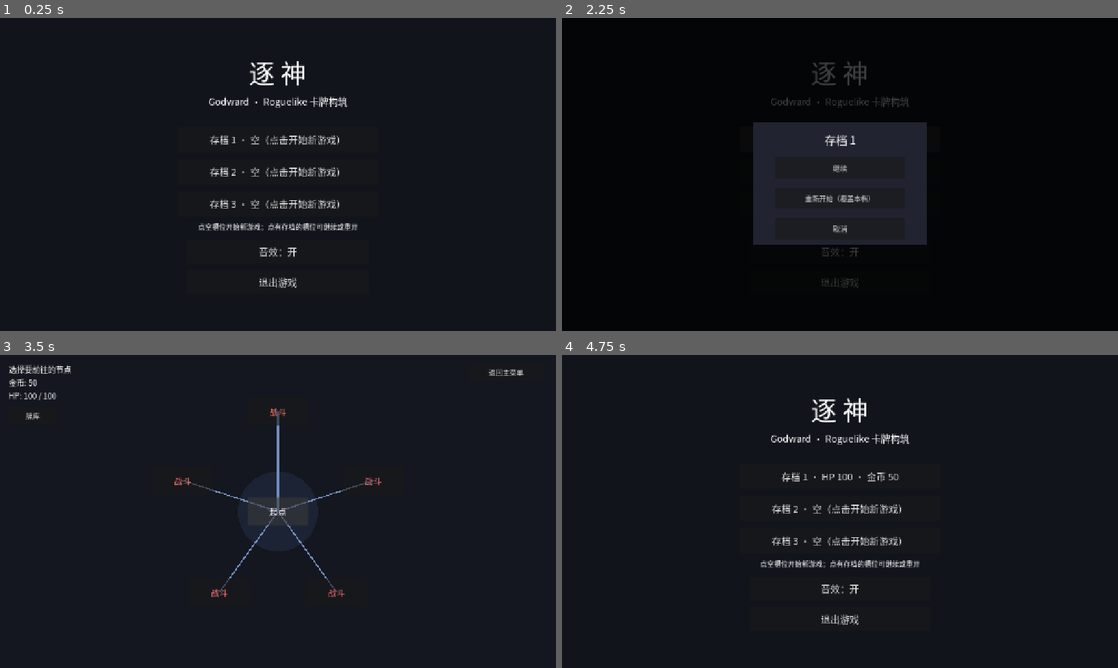
Above: before the commit, frames 1-4 (two rows, left to right).
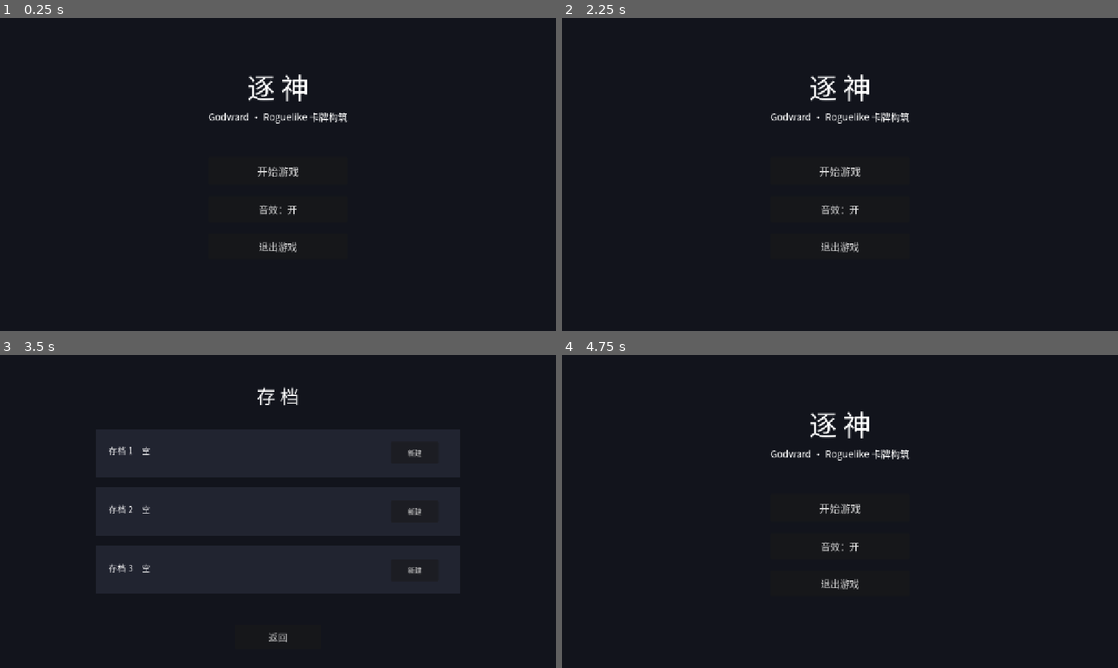
Above: after the commit, the same moments.

Repository: td1ql/godward
Game: Godot game, scene res://scenes/main_menu.tscn
Two runs of this game, one before a commit and one after it. Both use one fixed random seed, a clock stepped at 60 frames per second and the inputs below.
Inputs (mouse positions are in pixels of both pictures, inside the frame that each line leads up to):
- Up to frame 1 (0.25 s): no input
- Up to frame 2 (2.25 s): click (840, 140) at 0.5 s, where only the run before the commit has a clickable "存档 1 · 空（点击开始新游戏）"; click (1067, 36) at 1.25 s, where only the run before the commit has a clickable "返回主菜单"; click (840, 140) at 2 s, where only the run before the commit has a clickable "存档 1 · HP 100 · 金币 50"
- Up to frame 3 (3.5 s): click (278, 505) at 2.75 s, where only the run before the commit has a clickable "继续"
- Up to frame 4 (4.75 s): click (979, 452) at 3.5 s, where only the run after the commit has a clickable "新建"; click "返回主菜单" at 4.25 s

The runs differ from the first frame. In frame 1, 3.3% of the frame differs, in the area x 35-65%, y 13-87%; in frame 2, 1.9%; in frame 3, 1.9%; in frame 4, 3.2%.

Commit message:
feat: 转生系统（按存档独立词条）+ 独立存档管理界面

Diff:
--- a/project.godot
+++ b/project.godot
@@ -29,12 +29,12 @@
 RewardDB="*res://scripts/reward_db.gd"
 Toast="*res://scripts/toast.gd"
 DeckViewer="*res://scripts/deck_viewer.gd"
+TraitDB="*res://scripts/trait_db.gd"
 
 [display]
 
 window/size/viewport_width=1280
 window/size/viewport_height=720
-window/size/mode=3
 window/stretch/mode="canvas_items"
 
 [gui]
--- a/scenes/main_menu.tscn
+++ b/scenes/main_menu.tscn
@@ -1,6 +1,6 @@
-[gd_scene load_steps=2 format=3]
+[gd_scene format=3 uid="uid://dd04ggbg05fcq"]
 
-[ext_resource type="Script" path="res://scripts/main_menu.gd" id="1_script"]
+[ext_resource type="Script" uid="uid://cxcsdwy5hik72" path="res://scripts/main_menu.gd" id="1_script"]
 
-[node name="MainMenu" type="Node2D"]
+[node name="MainMenu" type="Node2D" unique_id=1033128494]
 script = ExtResource("1_script")
--- /dev/null
+++ b/scenes/save_menu.tscn
@@ -0,0 +1,6 @@
+[gd_scene format=3]
+
+[ext_resource type="Script" path="res://scripts/save_menu.gd" id="1_acml6"]
+
+[node name="SaveMenu" type="Node2D"]
+script = ExtResource("1_acml6")
--- a/scripts/battle_demo.gd
+++ b/scripts/battle_demo.gd
@@ -49,7 +49,7 @@
 	deck_btn.size = Vector2(110, 40)
 	deck_btn.pressed.connect(DeckViewer.toggle)
 	add_child(deck_btn)
-	_draw_cards(RunConfig.HAND_SIZE)
+	_draw_cards(GameState.initial_hand_size())
 	_render_hand()
 	_update_ui()
 
@@ -238,7 +238,7 @@
 		last_gold_gain = _gold_for_node()
 		GameState.gold += last_gold_gain
 		if node_type == "boss":
-			_show_victory()
+			_show_pope()
 		else:
 			_show_reward()
 	elif player_hp <= 0:
@@ -420,3 +420,52 @@
 func _back_to_menu() -> void:
 	GameState.delete_save()
 	get_tree().change_scene_to_file("res://scenes/main_menu.tscn")
+func _show_pope() -> void:
+	hand_view.hide_cards()
+	var old_trans: int = GameState.transmigration
+	GameState.advance_transmigration()
+
+	var overlay := Control.new()
+	overlay.size = Vector2(1280, 720)
+	overlay.mouse_filter = Control.MOUSE_FILTER_STOP
+	overlay.z_index = 100
+	add_child(overlay)
+
+	var dim := ColorRect.new()
+	dim.color = Color(0, 0, 0, 0.93)
+	dim.size = Vector2(1280, 720)
+	overlay.add_child(dim)
+
+	var title := Label.new()
+	title.text = "你见到了教皇"
+	title.position = Vector2(0, 140)
+	title.size = Vector2(1280, 70)
+	title.horizontal_alignment = HORIZONTAL_ALIGNMENT_CENTER
+	title.add_theme_font_size_override("font_size", 44)
+	overlay.add_child(title)
+
+	var body := Label.new()
+	if old_trans >= 10:
+		body.text = "你的意志已足够强大。\n教皇第一次正视了你。"
+	else:
+		body.text = "他看你的眼神，像在看一件工具。\n你被留下了——但你的思绪，会在下一具身体里醒来。"
+	body.position = Vector2(0, 240)
+	body.size = Vector2(1280, 100)
+	body.horizontal_alignment = HORIZONTAL_ALIGNMENT_CENTER
+	body.add_theme_font_size_override("font_size", 22)
+	overlay.add_child(body)
+
+	var trans := Label.new()
+	trans.text = "第 %d 次转生\n词条：%s" % [GameState.transmigration, TraitDB.text_of(GameState.traits)]
+	trans.position = Vector2(0, 360)
+	trans.size = Vector2(1280, 100)
+	trans.horizontal_alignment = HORIZONTAL_ALIGNMENT_CENTER
+	trans.add_theme_font_size_override("font_size", 20)
+	trans.add_theme_color_override("font_color", Color(0.9, 0.8, 0.5))
+	overlay.add_child(trans)
+
+	trans.text = "第 %d 次转生\n词条：%s" % [GameState.transmigration, TraitDB.text_of(GameState.traits)]
+
+func _transmigrate() -> void:
+	GameState.save_game()
+	get_tree().change_scene_to_file("res://scenes/main_menu.tscn")
--- a/scripts/game_state.gd
+++ b/scripts/game_state.gd
@@ -10,6 +10,8 @@
 var map_generated: bool = false
 var deck: Array[String] = []
 var current_slot := 0
+var transmigration := 1
+var traits: Array[String] = []
 
 func _ready() -> void:
 	reset_deck()
@@ -18,13 +20,28 @@
 	deck = CardDB.starter_deck(RunConfig.DECK_SIZE)
 
 func reset_run() -> void:
-	player_max_hp = RunConfig.START_HP
+	transmigration = 1
+	traits = TraitDB.roll()
+	_apply_traits()
+
+func advance_transmigration() -> void:
+	transmigration += 1
+	traits = TraitDB.roll()
+	_apply_traits()
+
+func _apply_traits() -> void:
+	player_max_hp = max(10, RunConfig.START_HP + TraitDB.total_hp(traits))
 	player_hp = player_max_hp
-	gold = RunConfig.START_GOLD
+	gold = max(0, RunConfig.START_GOLD + TraitDB.total_gold(traits))
 	current_node_id = 0
 	map_generated = false
 	map_nodes.clear()
 	reset_deck()
+	for c in TraitDB.bonus_cards(traits):
+		deck.append(c)
+
+func initial_hand_size() -> int:
+	return max(1, RunConfig.HAND_SIZE + TraitDB.total_hand(traits))
 
 func _slot_path(slot: int) -> String:
 	return "user://save_%d.txt" % slot
@@ -37,6 +54,8 @@
 		"map_generated": map_generated,
 		"map_nodes": map_nodes,
 		"deck": deck,
+		"transmigration": transmigration,
+		"traits": traits,
 	}
 	var f := FileAccess.open(_slot_path(current_slot), FileAccess.WRITE)
 	if f:
@@ -67,6 +86,10 @@
 	deck.clear()
 	for c in data.get("deck", []):
 		deck.append(str(c))
+	transmigration = int(data.get("transmigration", 1))
+	traits.clear()
+	for t in data.get("traits", []):
+		traits.append(str(t))
 	current_slot = s
 	return true
 
@@ -86,4 +109,8 @@
 	var data = str_to_var(text)
 	if typeof(data) != TYPE_DICTIONARY:
 		return "空"
-	return "HP %d · 金币 %d" % [int(data.get("player_hp", 0)), int(data.get("gold", 0))]
+	return "第 %d 次转生 · HP %d · 金币 %d" % [
+		int(data.get("transmigration", 1)),
+		int(data.get("player_hp", 0)),
+		int(data.get("gold", 0)),
+	]
--- a/scripts/main_menu.gd
+++ b/scripts/main_menu.gd
@@ -10,36 +10,31 @@
 
 	var title := Label.new()
 	title.text = "逐 神"
-	title.position = Vector2(0, 80)
+	title.position = Vector2(0, 110)
 	title.size = Vector2(1280, 90)
 	title.horizontal_alignment = HORIZONTAL_ALIGNMENT_CENTER
-	title.add_theme_font_size_override("font_size", 60)
+	title.add_theme_font_size_override("font_size", 64)
 	add_child(title)
 
 	var sub := Label.new()
 	sub.text = "Godward · Roguelike 卡牌构筑"
-	sub.position = Vector2(0, 175)
+	sub.position = Vector2(0, 210)
 	sub.size = Vector2(1280, 40)
 	sub.horizontal_alignment = HORIZONTAL_ALIGNMENT_CENTER
 	sub.add_theme_font_size_override("font_size", 22)
 	add_child(sub)
 
-	for i in range(GameState.SLOT_COUNT):
-		var summary := GameState.slot_summary(i)
-		var btn := Button.new()
-		if summary == "空":
-			btn.text = "存档 %d · 空（点击开始新游戏）" % (i + 1)
-		else:
-			btn.text = "存档 %d · %s" % [i + 1, summary]
-		btn.size = Vector2(460, 58)
-		btn.position = Vector2(410, 250 + i * 74)
-		btn.add_theme_font_size_override("font_size", 22)
-		btn.pressed.connect(_on_slot.bind(i))
-		add_child(btn)
+	var start := Button.new()
+	start.text = "开始游戏"
+	start.size = Vector2(320, 64)
+	start.position = Vector2(480, 320)
+	start.add_theme_font_size_override("font_size", 24)
+	start.pressed.connect(_on_start)
+	add_child(start)
 
 	_mute_btn = Button.new()
-	_mute_btn.size = Vector2(420, 54)
-	_mute_btn.position = Vector2(430, 510)
+	_mute_btn.size = Vector2(320, 60)
+	_mute_btn.position = Vector2(480, 410)
 	_mute_btn.add_theme_font_size_override("font_size", 22)
 	_mute_btn.pressed.connect(_on_toggle_audio)
 	add_child(_mute_btn)
@@ -47,17 +42,10 @@
 
 	var quit := Button.new()
 	quit.text = "退出游戏"
-	quit.size = Vector2(420, 54)
-	quit.position = Vector2(430, 580)
+	quit.size = Vector2(320, 60)
+	quit.position = Vector2(480, 495)
 	quit.add_theme_font_size_override("font_size", 22)
 	quit.pressed.connect(_on_quit)
-	var hint := Label.new()
-	hint.text = "点空槽位开始新游戏；点有存档的槽位可继续或重开"
-	hint.position = Vector2(0, 468)
-	hint.size = Vector2(1280, 30)
-	hint.horizontal_alignment = HORIZONTAL_ALIGNMENT_CENTER
-	hint.add_theme_font_size_override("font_size", 16)
-	add_child(hint)
 	add_child(quit)
 
 func _update_mute_btn() -> void:
@@ -67,68 +55,8 @@
 	AudioManager.set_muted(not AudioManager.muted)
 	_update_mute_btn()
 
-func _on_slot(slot: int) -> void:
-	if not GameState.has_save(slot):
-		_start_new(slot)
-		return
-	_show_slot_dialog(slot)
+func _on_start() -> void:
+	get_tree().change_scene_to_file("res://scenes/save_menu.tscn")
 
-func _start_new(slot: int) -> void:
-	GameState.current_slot = slot
-	GameState.reset_run()
-	GameState.save_game()
-	get_tree().change_scene_to_file("res://scenes/map.tscn")
-
-func _show_slot_dialog(slot: int) -> void:
-	var overlay := Control.new()
-	overlay.size = Vector2(1280, 720)
-	overlay.mouse_filter = Control.MOUSE_FILTER_STOP
-	overlay.z_index = 100
-	add_child(overlay)
-
-	var dim := ColorRect.new()
-	dim.color = Color(0, 0, 0, 0.75)
-	dim.size = Vector2(1280, 720)
-	overlay.add_child(dim)
-
-	var panel := ColorRect.new()
-	panel.color = Color(0.13, 0.14, 0.19)
-	panel.position = Vector2(440, 240)
-	panel.size = Vector2(400, 280)
-	overlay.add_child(panel)
-
-	var title := Label.new()
-	title.text = "存档 %d" % (slot + 1)
-	title.position = Vector2(460, 260)
-	title.size = Vector2(360, 40)
-	title.horizontal_alignment = HORIZONTAL_ALIGNMENT_CENTER
-	title.add_theme_font_size_override("font_size", 26)
-	overlay.add_child(title)
-
-	var cont := Button.new()
-	cont.text = "继续"
-	cont.size = Vector2(300, 50)
-	cont.position = Vector2(490, 320)
-	cont.pressed.connect(func():
-		if GameState.load_game(slot):
-			get_tree().change_scene_to_file("res://scenes/map.tscn")
-	)
-	overlay.add_child(cont)
-
-	var restart := Button.new()
-	restart.text = "重新开始（覆盖本档）"
-	restart.size = Vector2(300, 50)
-	restart.position = Vector2(490, 390)
-	restart.pressed.connect(func():
-		_start_new(slot)
-	)
-	overlay.add_child(restart)
-
-	var cancel := Button.new()
-	cancel.text = "取消"
-	cancel.size = Vector2(300, 50)
-	cancel.position = Vector2(490, 460)
-	cancel.pressed.connect(overlay.queue_free)
-	overlay.add_child(cancel)
 func _on_quit() -> void:
 	get_tree().quit()
--- /dev/null
+++ b/scripts/save_menu.gd
@@ -0,0 +1,85 @@
+extends Node2D
+
+func _ready() -> void:
+	var bg := ColorRect.new()
+	bg.color = Color(0.07, 0.08, 0.11)
+	bg.size = Vector2(1280, 720)
+	add_child(bg)
+
+	var title := Label.new()
+	title.text = "存 档"
+	title.position = Vector2(0, 60)
+	title.size = Vector2(1280, 70)
+	title.horizontal_alignment = HORIZONTAL_ALIGNMENT_CENTER
+	title.add_theme_font_size_override("font_size", 44)
+	add_child(title)
+
+	for i in range(GameState.SLOT_COUNT):
+		_build_slot(i)
+
+	var back := Button.new()
+	back.text = "返回"
+	back.size = Vector2(200, 56)
+	back.position = Vector2(540, 620)
+	back.add_theme_font_size_override("font_size", 22)
+	back.pressed.connect(_on_back)
+	add_child(back)
+
+func _build_slot(i: int) -> void:
+	var has := GameState.has_save(i)
+	var y := 170 + i * 135
+
+	var panel := ColorRect.new()
+	panel.color = Color(0.13, 0.14, 0.19)
+	panel.position = Vector2(220, y)
+	panel.size = Vector2(840, 110)
+	add_child(panel)
+
+	var info := Label.new()
+	if has:
+		info.text = "存档 %d　%s" % [i + 1, GameState.slot_summary(i)]
+	else:
+		info.text = "存档 %d　空" % (i + 1)
+	info.position = Vector2(250, y + 34)
+	info.size = Vector2(560, 50)
+	info.add_theme_font_size_override("font_size", 20)
+	add_child(info)
+
+	if has:
+		var cont := Button.new()
+		cont.text = "继续"
+		cont.size = Vector2(110, 50)
+		cont.position = Vector2(780, y + 30)
+		cont.pressed.connect(func(): _continue(i))
+		add_child(cont)
+
+		var del := Button.new()
+		del.text = "删除"
+		del.size = Vector2(110, 50)
+		del.position = Vector2(900, y + 30)
+		del.pressed.connect(func(): _delete(i))
+		add_child(del)
+	else:
+		var new_btn := Button.new()
+		new_btn.text = "新建"
+		new_btn.size = Vector2(110, 50)
+		new_btn.position = Vector2(900, y + 30)
+		new_btn.pressed.connect(func(): _new_game(i))
+		add_child(new_btn)
+
+func _continue(slot: int) -> void:
+	if GameState.load_game(slot):
+		get_tree().change_scene_to_file("res://scenes/map.tscn")
+
+func _new_game(slot: int) -> void:
+	GameState.current_slot = slot
+	GameState.reset_run()
+	GameState.save_game()
+	get_tree().change_scene_to_file("res://scenes/map.tscn")
+
+func _delete(slot: int) -> void:
+	GameState.delete_save(slot)
+	get_tree().reload_current_scene()
+
+func _on_back() -> void:
+	get_tree().change_scene_to_file("res://scenes/main_menu.tscn")
--- /dev/null
+++ b/scripts/trait_db.gd
@@ -0,0 +1,52 @@
+extends Node
+
+const TRAITS := {
+	"强健": {"desc": "最大生命 +15", "hp": 15},
+	"富裕": {"desc": "初始金币 +30", "gold": 30},
+	"敏锐": {"desc": "初始手牌 +1", "hand": 1},
+	"残躯": {"desc": "最大生命 -10", "hp": -10},
+	"健忘": {"desc": "初始手牌 -1", "hand": -1},
+	"神眷": {"desc": "开局获得一张「火球」", "card": "火球"},
+}
+
+func roll() -> Array[String]:
+	var pool: Array = TRAITS.keys()
+	pool.shuffle()
+	var count: int = randi_range(2, 3)
+	var result: Array[String] = []
+	for i in range(min(count, pool.size())):
+		result.append(pool[i])
+	return result
+
+func text_of(traits: Array[String]) -> String:
+	var s := ""
+	for t in traits:
+		if s != "":
+			s += " / "
+		s += "%s（%s）" % [t, TRAITS[t]["desc"]]
+	return s
+
+func total_hp(traits: Array[String]) -> int:
+	var v := 0
+	for t in traits:
+		v += int(TRAITS[t].get("hp", 0))
+	return v
+
+func total_gold(traits: Array[String]) -> int:
+	var v := 0
+	for t in traits:
+		v += int(TRAITS[t].get("gold", 0))
+	return v
+
+func total_hand(traits: Array[String]) -> int:
+	var v := 0
+	for t in traits:
+		v += int(TRAITS[t].get("hand", 0))
+	return v
+
+func bonus_cards(traits: Array[String]) -> Array[String]:
+	var result: Array[String] = []
+	for t in traits:
+		if TRAITS[t].has("card"):
+			result.append(str(TRAITS[t]["card"]))
+	return result
Not shown, added: scripts/save_menu.gd.uid
Not shown, added: scripts/trait_db.gd.uid
